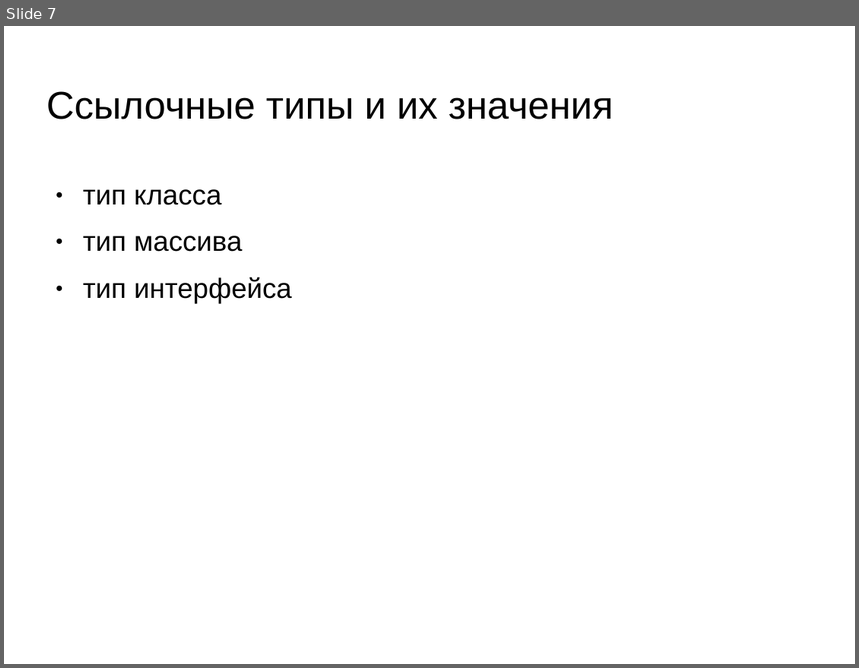
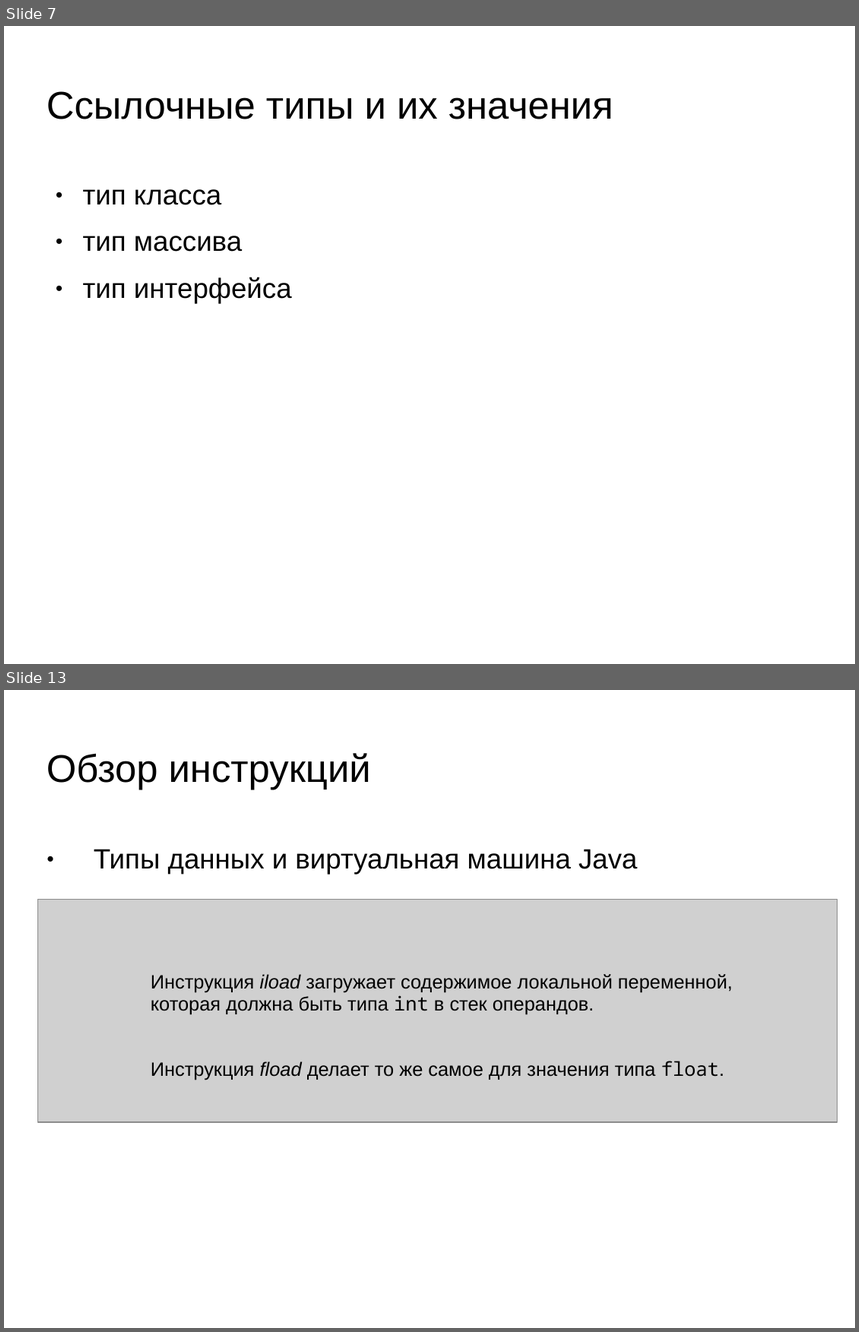
Before and after one commit to oleksiy-sayankin/javacogito, a slide deck: JVMSpec/presentation-jvm7.ppt. Shown one above the other, each under a label of ours: slide 7 before the commit, slides 7 and 13 after it; the slides between them are not shown. The pictures are 859x668 and 859x1332 pixels, drawn with LibreOffice and Linux fonts; fonts in the diff are those of the drawing; grey boxes stand for pictures; background and template pictures are left out. Boxes give left, top, right and bottom in pixels: in the first picture for what was removed or moved away, otherwise in the second. Text is boxed around its words. In the diff, an @@ line names an element or a change of style, - is before the commit and + after.

```diff
--- a/JVMSpec/presentation-jvm7.ppt
+++ b/JVMSpec/presentation-jvm7.ppt
@@ slide 13 added at (4, 690, 855, 1328), background picture (left out) @@
@@ title added at (47, 753, 371, 790), 36 pt, text #000000 @@
+Обзор инструкций
@@ text added at (94, 849, 638, 874), 26 pt, text #000000 @@
+● Типы данных и виртуальная машина Java
@@ picture added at (37, 899, 838, 1122) @@
@@ text added at (151, 974, 733, 1080), 18 pt, text #000000 @@
+Инструкция iload загружает содержимое локальной переменной,
+которая должна быть типа int в стек операндов.
+Инструкция fload делает то же самое для значения типа float.
```
Also in this commit, not shown: 7 other slides added.
